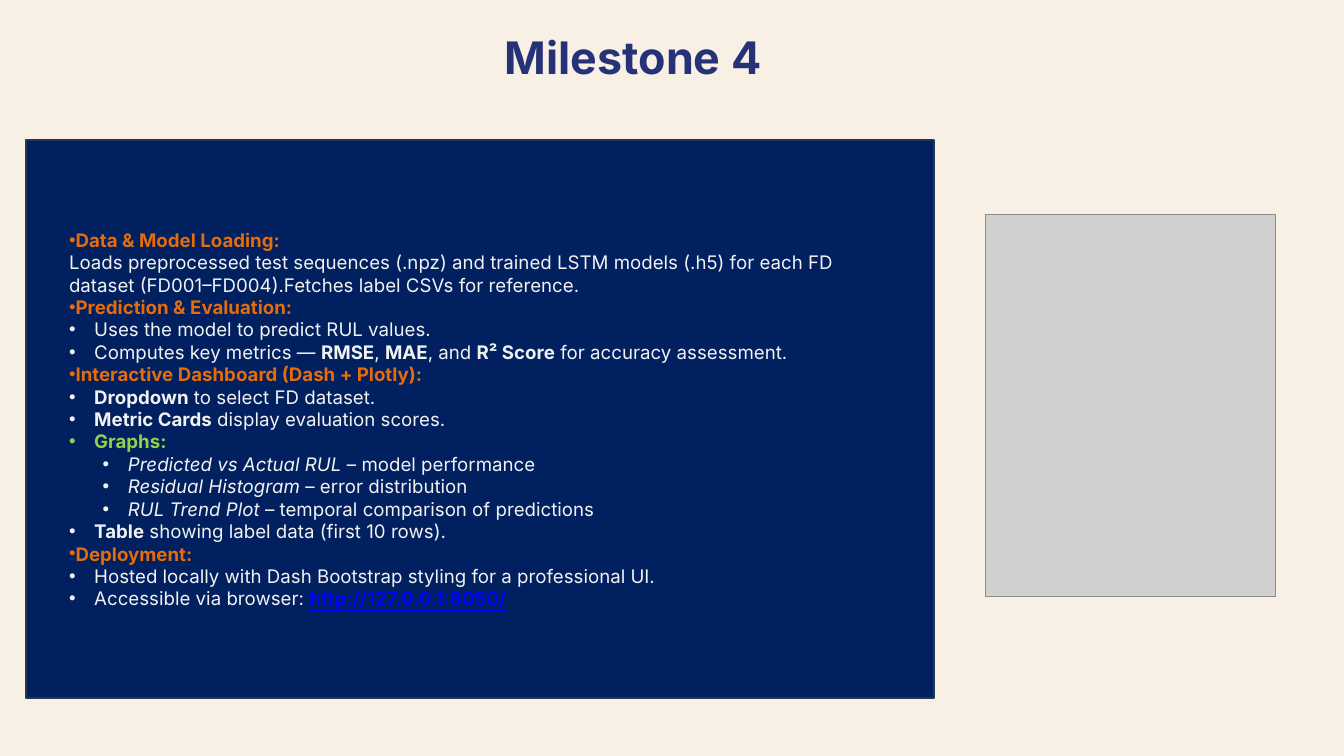
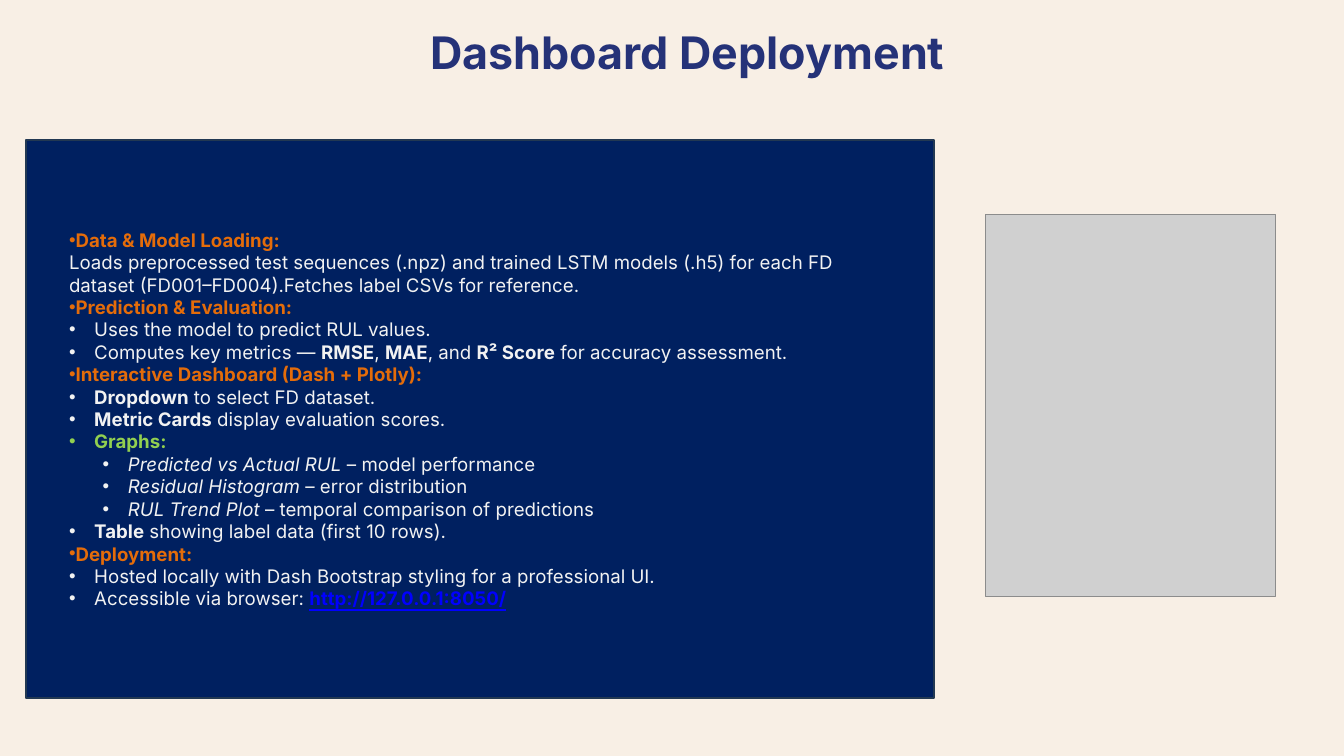
Before and after one commit to PrognosAI-INF-SB/Chivukula-Sai-Rithivik, a slide deck: slide 9 of final_drafts/final_ppt.pptx (slide 8 before the commit). Drawn at 1344x756 pixels with LibreOffice and Linux fonts; fonts in the diff are those of the drawing; grey boxes stand for pictures. Boxes give left, top, right and bottom in pixels: in the first picture for what was removed or moved away, otherwise in the second. Text is boxed around its words. In the diff, an @@ line names an element or a change of style, - is before the commit and + after.

```diff
--- a/final_drafts/final_ppt.pptx
+++ b/final_drafts/final_ppt.pptx
@@ text at [430,36,945,79]: text changed @@
-Milestone 4
+Dashboard Deployment
```
Also in this commit, not shown: 6 other slides changed, 3 slides added.
